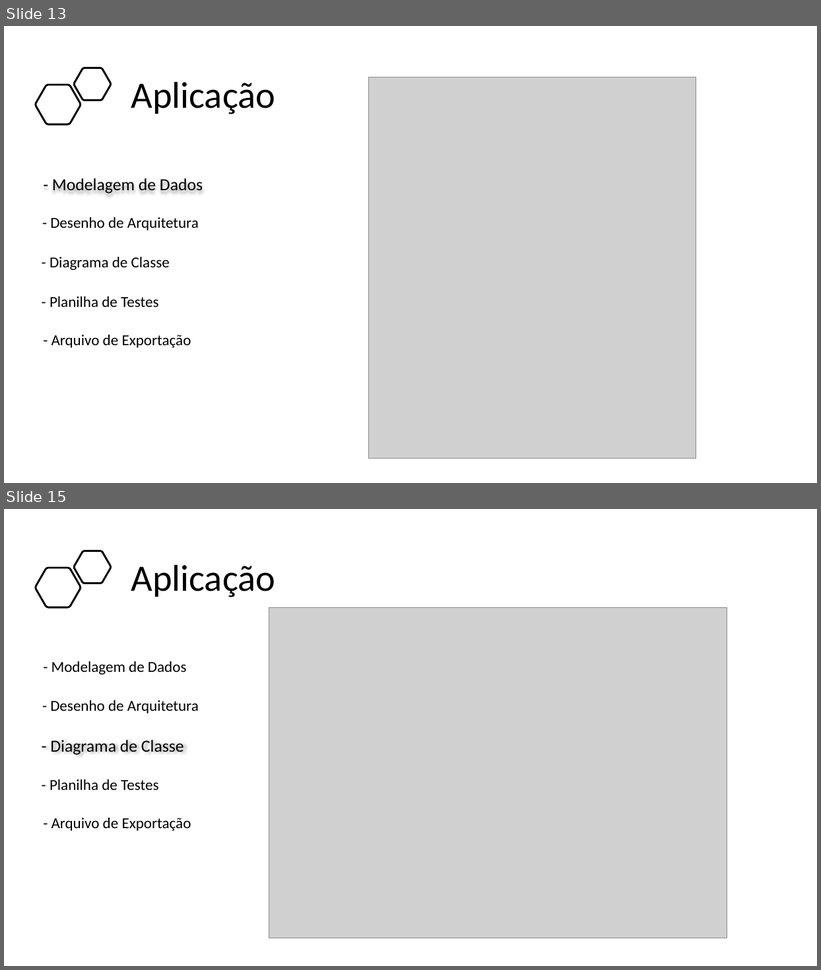
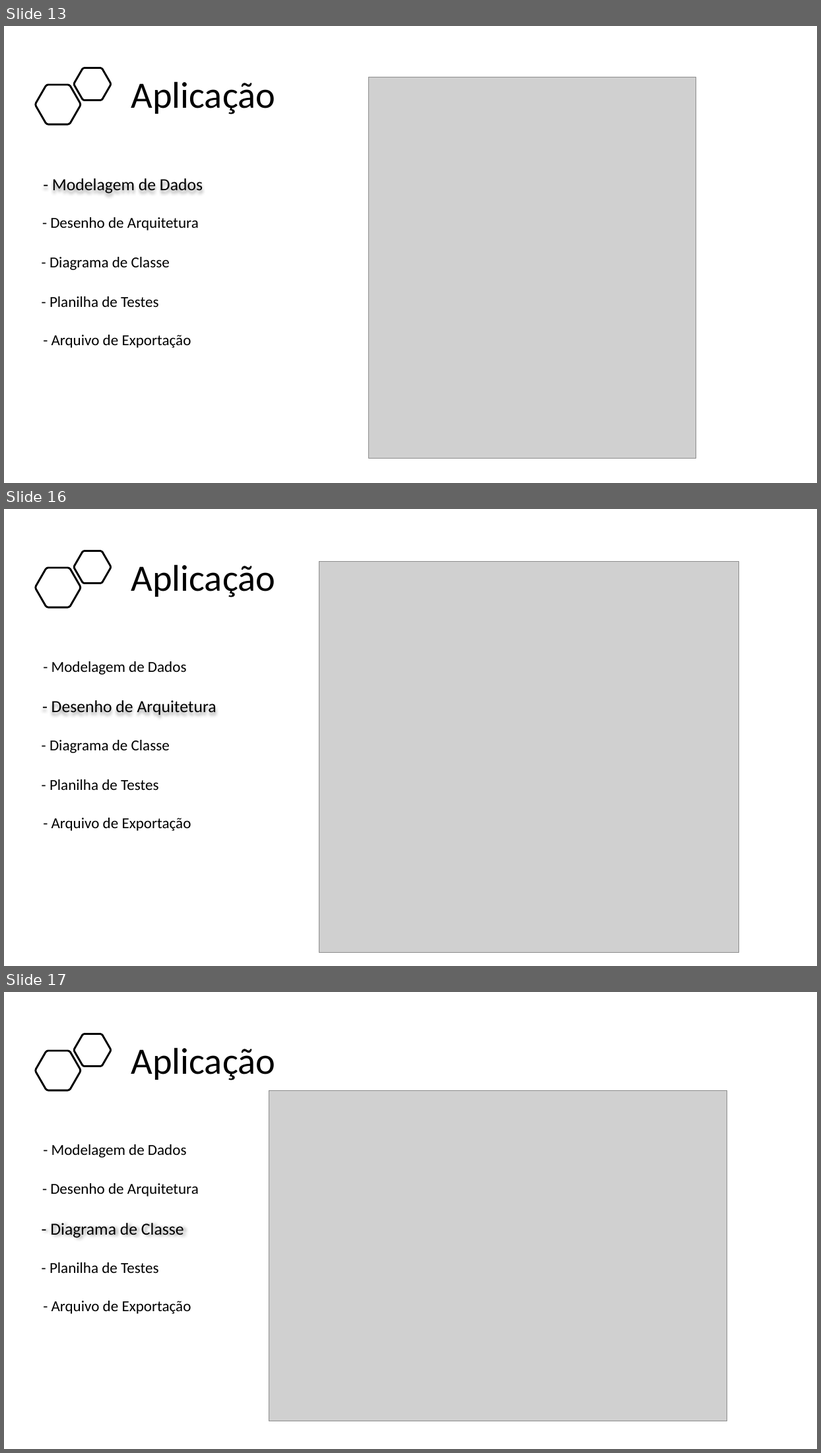
Before and after one commit to BandTec/project-hunter, a slide deck: Documentação/Apresentação - Sprint 3.pptx. Shown one above the other, each under a label of ours: slides 13 and 15 before the commit, slides 13, 16 and 17 after it; the slides between them are not shown. The pictures are 821x970 and 821x1453 pixels, drawn with LibreOffice and Linux fonts; fonts in the diff are those of the drawing; grey boxes stand for pictures. Boxes give left, top, right and bottom in pixels: in the first picture for what was removed or moved away, otherwise in the second. Text is boxed around its words. In the diff, an @@ line names an element or a change of style, - is before the commit and + after.

Commit message:
PPT e desenho de arquitetura

```diff
--- a/Documentação/Apresentação - Sprint 3.pptx
+++ b/Documentação/Apresentação - Sprint 3.pptx
@@ slide 16 added at <box>4,509,817,966</box>, background #FFFFFF @@
@@ freeform shape added at <box>36,568,81,607</box>, outline #000000 2.25 pt @@
@@ freeform shape added at <box>74,551,111,584</box>, outline #000000 2.25 pt @@
@@ title added at <box>131,564,275,597</box>, 44 pt, text #000000 @@
+Aplicação
@@ picture added at <box>319,561,739,954</box> @@
@@ text added at <box>52,661,187,675</box>, 18 pt, text #000000 @@
+- Modelagem de Dados
@@ text added at <box>52,700,217,716</box>, 20 pt, text #000000 @@
+- Desenho de Arquitetura
@@ text added at <box>50,740,170,753</box>, 18 pt, text #000000 @@
+- Diagrama de Classe
@@ text added at <box>50,780,158,790</box>, 18 pt, text #000000 @@
+- Planilha de Testes
@@ text added at <box>52,818,191,831</box>, 18 pt, text #000000 @@
+- Arquivo de Exportação
@@ what was slide 15 is now slide 17 @@
```
Also in this commit, not shown: 1 slide changed, 1 other slide added, 5 other files.
